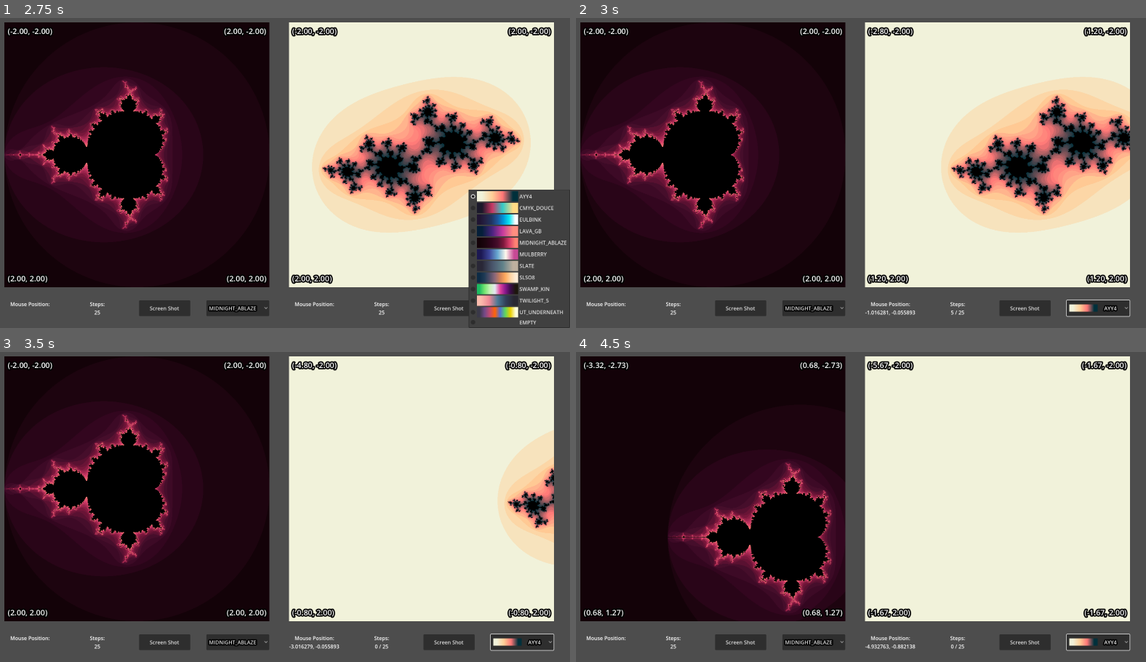
Above: before the commit, frames 1-4 (two rows, left to right).
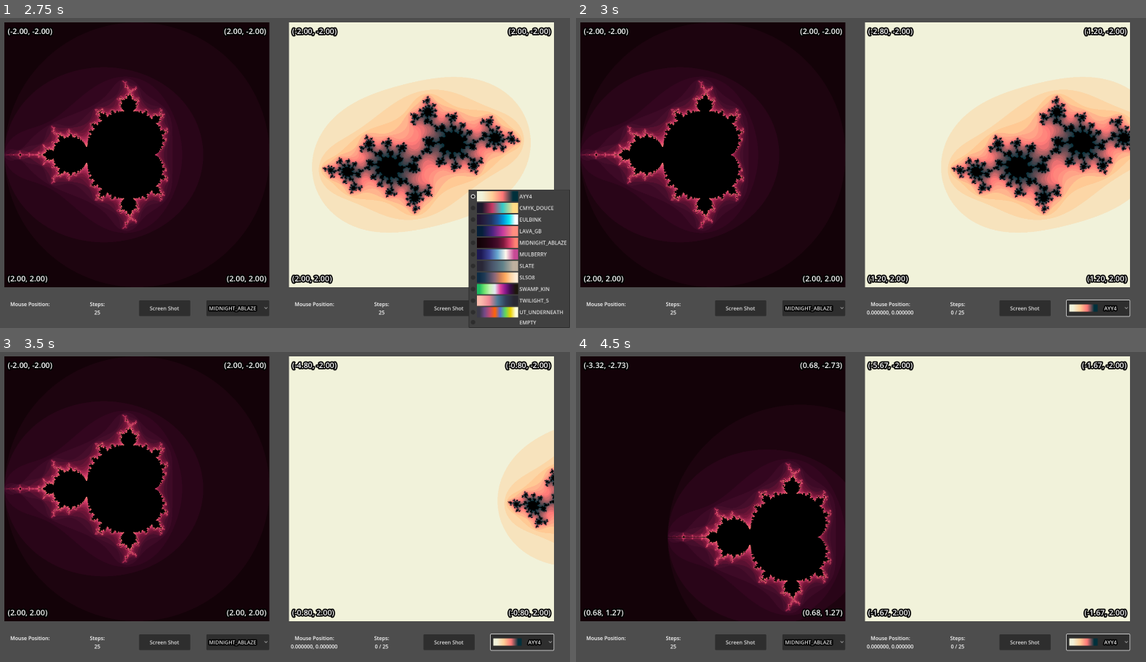
Above: after the commit, the same moments.

Repository: kirkatia98/mandelbrot
Game: Godot game, scene res://root.tscn
The game is run twice, just before and just after one commit, with the same random seed, the same clock (stepped at 60 frames per second) and the same inputs.
Inputs (mouse positions are in pixels of both pictures, inside the frame that each line leads up to):
- Up to frame 1 (2.75 s): click "Screen Shot" at 0.5 s; click "MIDNIGHT_ABLAZE" at 1.25 s; click "AYY4" at 2 s
- Up to frame 2 (3 s): tap Enter at 2.75 s; move the mouse to (980, 151) at 2.77 s; hold Right (ui_right) from 2.78 s (still down); click (980, 151) at 2.92 s
- Up to frame 3 (3.5 s): keep holding Right (ui_right)
- Up to frame 4 (4.5 s): release Right (ui_right) at 3.5 s; drag from (741, 516) to (826, 565) at 3.52 s; tap Space at 4.25 s; move the mouse to (912, 429) at 4.27 s; hold Right (ui_right) from 4.28 s (still down); click (912, 429) at 4.42 s

Frame 1 is identical in both runs. In frame 2, less than 0.1% of the frame differs, in the area x 50-67%, y 94-96%; in frame 3, less than 0.1%; in frame 4, less than 0.1%.

Commit message:
pre compute data used by UI in _input()

Diff:
--- a/fractal/debug_hints.gd
+++ b/fractal/debug_hints.gd
@@ -16,19 +16,12 @@
 
 	if not Engine.is_editor_hint() and f.is_node_ready():
 
-		# if in the code, get the local mouse position and scale it to the display size
-		var local_mouse = f.get_local_mouse_position()
-
-		var screen_rect = f.get_screen_rect()
-
-		if(screen_rect.has_point(local_mouse)):
-			var mouse_position = f.local_to_shader(local_mouse)
+		if(f.on_screen):
 
 			var fmt_str : String = "%.6f, %.6f"
-			mp_text = fmt_str % [mouse_position.x, mouse_position.y]
+			mp_text = fmt_str % [f.shader_coords.x, f.shader_coords.y]
 
-			var esc : int = f.compute_point(iterations, mouse_position)
-			esc_text = "%d / " % esc
+			esc_text = "%d / " % f.esc
 
 
 	MS.text = "Steps:\n%s%d" % [esc_text, iterations]
--- a/fractal/fractal.gd
+++ b/fractal/fractal.gd
@@ -53,10 +53,15 @@
 		shader_material.set_shader_parameter("debug", debug)
 
 
+@onready var on_screen : bool = false
 @onready var dragging : bool = false
 @onready var old_pos : Vector2
 @onready var old_mouse : Vector2
 
+
+@onready var shader_coords : Vector2
+@onready var iterations : int
+@onready var esc : int
 
 func get_screen_rect() -> Rect2:
 	return screen.get_rect()
@@ -83,11 +88,9 @@
 	return int(50.0/pow(rect_size.length(), 0.4))
 
 
-func compute_point(iterations : int, coord : Vector2):
+func compute_point(max_loops : int, coord : Vector2):
 	var z : Vector2 = Vector2(0.0, 0.0)
 	var c : Vector2 = Vector2(0.0, 0.0)
-
-	var esc : int = iterations
 
 	match(fractalType):
 		FractalType.NONE:
@@ -98,15 +101,14 @@
 			z = coord
 
 	var zp : Vector2
-	for loops in range(0, iterations):
+	for loops in range(0, max_loops):
 		zp = Vector2( pow(z.x, 2.0) - pow(z.y, 2.0), 2 * z.x * z.y ) + c
 		z = zp
 
 		if zp.length() >= 2.0 :
-			esc = loops
-			break
+			return loops
 
-	return esc
+	return max_loops
 
 func _process(delta):
 
@@ -126,8 +128,11 @@
 	if(!mouse_on_screen()):
 		# stop dragging
 		dragging = false
+		on_screen = false
 		update_labels.emit()
 		return
+
+	on_screen = true
 
 	var local_mouse = get_local_mouse_position()
 	var screen_rect = get_screen_rect()
@@ -163,7 +168,13 @@
 					old_pos = rect_position
 
 
-	if event is InputEventMouseMotion and dragging:
+	if event is InputEventMouseMotion:
+		# save the shader space coordinate, and compute result
+		shader_coords = local_to_shader(local_mouse)
+		iterations = scale_iterations()
+		esc = compute_point(iterations, shader_coords)
+
 		# drag event
-		# move rectangle to the old position offset by mouse movement (scaled to the size of the screen)
-		rect_position = old_pos - (local_mouse - old_mouse) / screen_rect.size * rect_size
+		if dragging:
+			# move rectangle to the old position offset by mouse movement (scaled to the size of the screen)
+			rect_position = old_pos - (local_mouse - old_mouse) / screen_rect.size * rect_size
--- a/fractal/fractal.tscn
+++ b/fractal/fractal.tscn
@@ -172,7 +172,7 @@
 size_flags_horizontal = 3
 size_flags_vertical = 1
 text = "Steps:
-25"
+21"
 horizontal_alignment = 1
 
 [node name="Screenshot" type="Button" parent="Debug Hints/HBoxContainer"]
--- a/project.godot
+++ b/project.godot
@@ -23,6 +23,10 @@
 window/size/viewport_height=1000
 window/size/mode=2
 
+[editor_plugins]
+
+enabled=PackedStringArray("res://addons/script-ide/plugin.cfg")
+
 [input]
 
 zoom_in={
